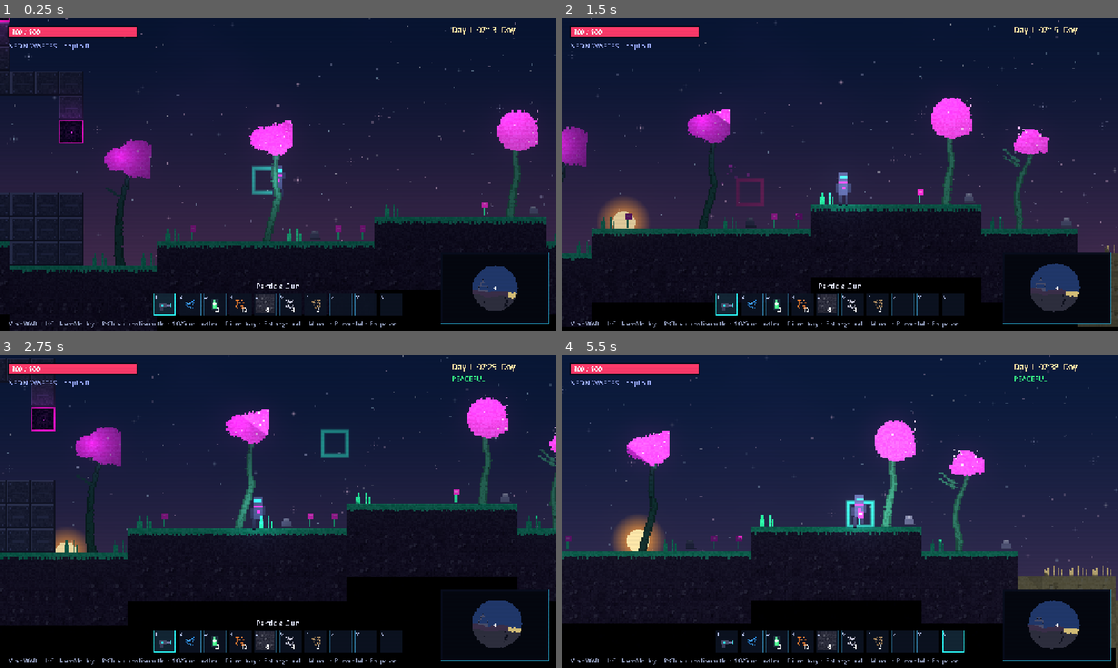
Above: before the commit, frames 1-4 (two rows, left to right).
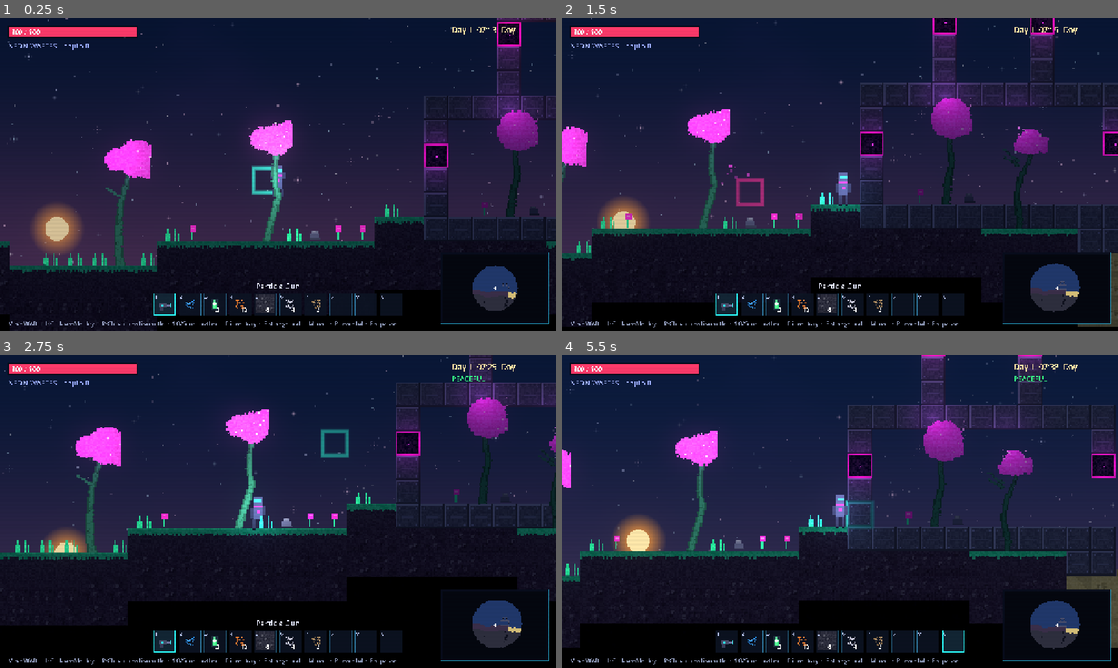
Above: after the commit, the same moments.

Repository: jaygriggsau/exocraft
Game: Godot game, scene res://scenes/Main.tscn
Two runs of this game, one before a commit and one after it. Both use one fixed random seed, a clock stepped at 60 frames per second and the inputs below.
Inputs (mouse positions are in pixels of both pictures, inside the frame that each line leads up to):
- Up to frame 1 (0.25 s): no input
- Up to frame 2 (1.5 s): tap Enter at 0.5 s; move the mouse to (962, 158) at 0.52 s; hold D (move_right) 0.53-1.25 s; hold F (interact) 0.53-1.25 s; click (962, 158) at 0.67 s; tap Space (jump) at 0.77 s; drag from (728, 190) to (812, 237) at 1.27 s
- Up to frame 3 (2.75 s): move the mouse to (333, 442) at 2.02 s; hold A (move_left) from 2.03 s (still down); hold P (toggle_enemies) from 2.03 s (still down)
- Up to frame 4 (5.5 s): release A (move_left) at 2.75 s; release P (toggle_enemies) at 2.75 s; drag from (812, 574) to (673, 464) at 2.77 s; move the mouse to (1006, 558) at 3.52 s; hold D (move_right) 3.53-4.25 s; tap 1 at 3.6 s; tap Space (jump) at 3.77 s; drag from (673, 464) to (756, 433) at 4.27 s; move the mouse to (867, 511) at 5.02 s; hold D (move_right) from 5.03 s (still down); tap 0 at 5.1 s; click (867, 511) at 5.17 s

The runs differ from the first frame. In frame 1, 9.6% of the frame differs, in the area x 0-100%, y 0-88%; in frame 2, 9.0%; in frame 3, 7.4%; in frame 4, 16%, in the area x 0-100%, y 0-100%.

Commit message:
Make Corp bases rare to find
Bases were placed at every grid site 84 tiles apart (one almost always in
view). Now candidate cells are 240 tiles wide and a deterministic per-site
hash gates out ~5 of every 6 cells, so an actual base averages one every
~1440 tiles (~23k px) with long empty stretches between them — rare to
stumble across, still deterministic per world seed.

https://claude.ai/code/session_01Lbtdt6KHnYyPZuVhH3cTWJ

Diff:
--- a/scripts/world/FactionSpawner.gd
+++ b/scripts/world/FactionSpawner.gd
@@ -6,8 +6,10 @@
 ##   KIN  - the underground alien race: spawned in cave pockets near the player
 ##          while they're below ground, up to a cap. Neutral (see Creature).
 
-# --- Corp surface bases ---
-const CORP_SPACING := 84            # tiles between candidate base sites
+# --- Corp surface bases (rare: a base averages one every CORP_SPACING*CORP_RARITY
+# tiles, i.e. ~1440 tiles / ~23k px apart) ---
+const CORP_SPACING := 240          # tiles per candidate cell
+const CORP_RARITY := 6             # only ~1 in CORP_RARITY cells actually hosts a base
 const CORP_VIEW := 70              # tiles: materialise a base within this of the player
 const CORP_PATROL := 150.0         # px patrol radius for a base's garrison
 
@@ -30,11 +32,17 @@
 # Corp bases
 # ---------------------------------------------------------------------------
 func _site_tx(site: int) -> int:
-	# deterministic, slightly jittered x for each base site
+	# deterministic, jittered x for each base site (jitter is small vs. the cell)
 	var h: int = (site * 2654435761) ^ (Game.world_seed * 40503)
 	h = (h ^ (h >> 13)) * 1274126177
-	var jitter := (absi(h) % 31) - 15
+	var jitter := (absi(h) % 61) - 30
 	return site * CORP_SPACING + jitter
+
+func _has_base(site: int) -> bool:
+	# most candidate cells are empty, so bases are rare to stumble across
+	var h: int = (site * 374761393) ^ (Game.world_seed * 668265263)
+	h = (h ^ (h >> 13)) * 1274126177
+	return absi(h) % CORP_RARITY == 0
 
 func _update_corp(_dt: float) -> void:
 	var w = Game.world
@@ -42,6 +50,8 @@
 	var center := int(round(float(ptx) / float(CORP_SPACING)))
 	var want := {}
 	for s in range(center - 1, center + 2):
+		if not _has_base(s):
+			continue
 		var tx := _site_tx(s)
 		if absi(tx - ptx) <= CORP_VIEW:
 			want[s] = true
